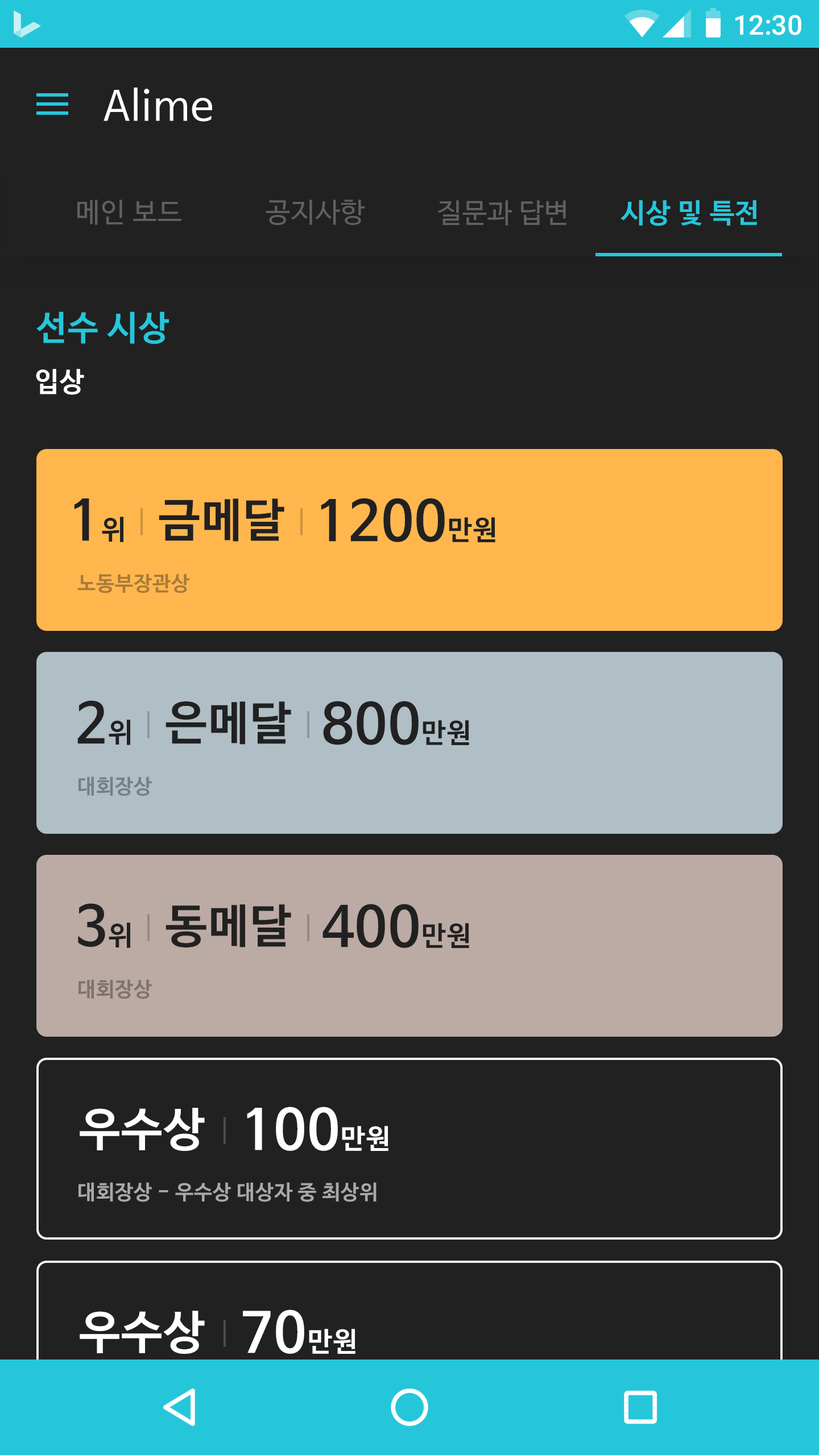
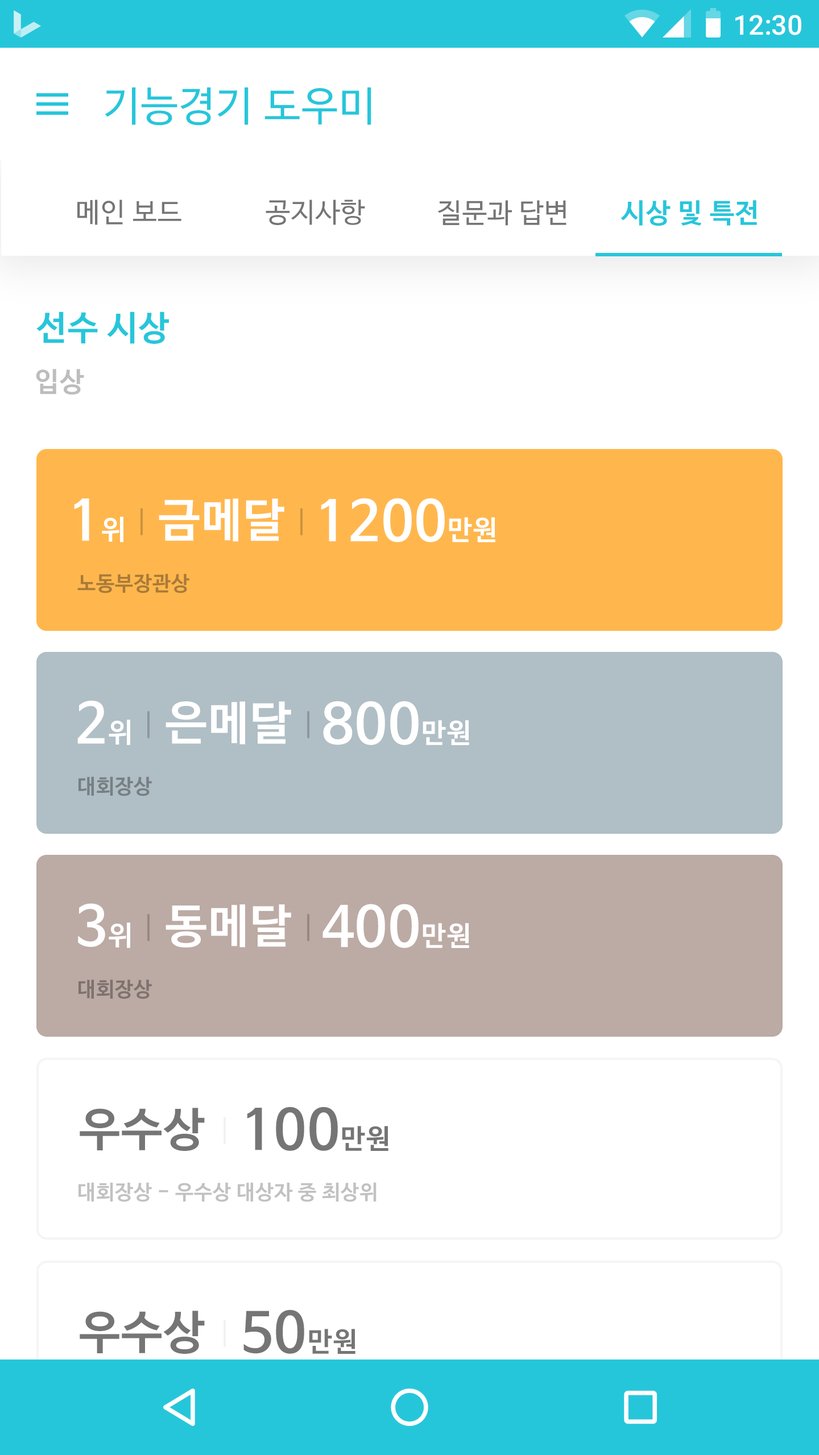
Layer changes from the first 819 × 1455 image to the second:
renamed "Alime" to "기능경기 도우미", painted on it over (103, 86, 372, 126)
painted on "Background" (2nd of 8, in "Action Bar") over (0, 47, 819, 161)
painted on "질문과 답변" over (437, 200, 567, 226)
painted on "공지사항" over (265, 199, 365, 226)
painted on "메인 보드" over (77, 199, 182, 226)
painted on "Background" (3rd of 8, in "ExtandedActionbar/Tabs") over (1, 160, 819, 256)
removed group "USU 2" (7 layers) over (36, 1260, 783, 1360)
added group "USU 복사" with 7 layers above "USU" over (36, 1260, 783, 1360)
moved "Text" (1st of 5, in "USU 복사") into group "USU 복사" over (79, 1309, 356, 1355)
renamed "70만원" to "50만원", painted on it over (242, 1309, 356, 1355)
painted on "우수상" (1st of 2, in "USU 복사" › "Text") over (79, 1310, 205, 1355)
moved "Background" (4th of 8, in "USU 복사") into group "USU 복사" over (36, 1260, 783, 1360)
painted on "100만원" over (246, 1106, 389, 1152)
painted on "우수상" (2nd of 2, in "USU" › "Text") over (79, 1107, 205, 1152)
painted on "대회장상 - 우수상 대상자 중 최상위" (2nd of 2, in "USU") over (78, 1182, 377, 1203)
painted on "400만원" over (322, 903, 470, 949)
painted on "동메달" over (165, 904, 292, 948)
painted on "3위" over (77, 903, 131, 949)
painted on "800만원" over (322, 700, 470, 746)
painted on "은메달" over (165, 701, 292, 745)
painted on "2위" over (77, 700, 131, 746)
painted on "1200만원" over (320, 497, 496, 543)
painted on "금메달" over (158, 498, 285, 542)
painted on "레이어 0" over (0, 47, 819, 1360)
…and 5 more changes (4 painted, 1 stack)
